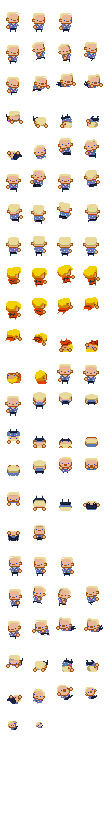
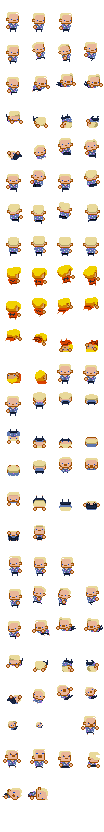
Layered file, before and after one edit (104px x 832px). Changes by layer:
added group "98" with 2 layers above "97" over (2, 787, 48, 800)
added layer "Layer 80" in group "98" over (2, 787, 48, 800)
added group "97" with 2 layers above "96" over (2, 788, 22, 800)
added layer "Layer 79" in group "97" over (2, 788, 22, 800)
added group "96" with 2 layers above "95" over (87, 752, 100, 768)
added layer "Layer 78" in group "96" over (87, 752, 100, 768)
added group "95" with 2 layers above "94" over (58, 751, 73, 768)
added layer "Layer 77" in group "95" over (58, 751, 73, 768)
added group "94" with 2 layers above "93" over (30, 749, 48, 768)
added layer "Layer 76" in group "94" over (30, 749, 48, 768)
added group "93" with 2 layers above "92" over (3, 750, 21, 768)
added layer "Layer 74 copy" in group "93" over (3, 750, 21, 768)
added group "92" with 2 layers above "90" over (81, 716, 99, 735)
added layer "Layer 74" in group "92" over (81, 716, 99, 735)
